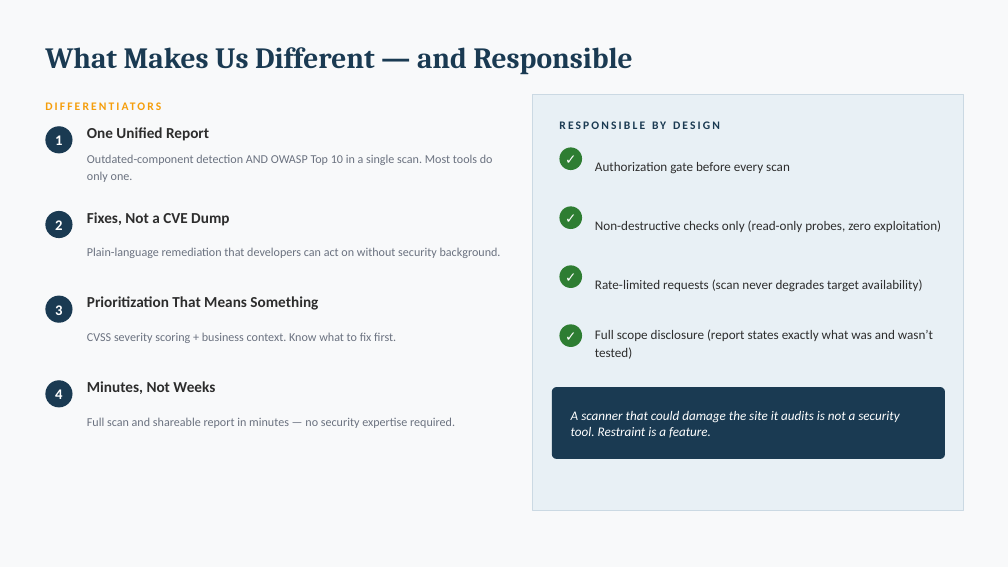
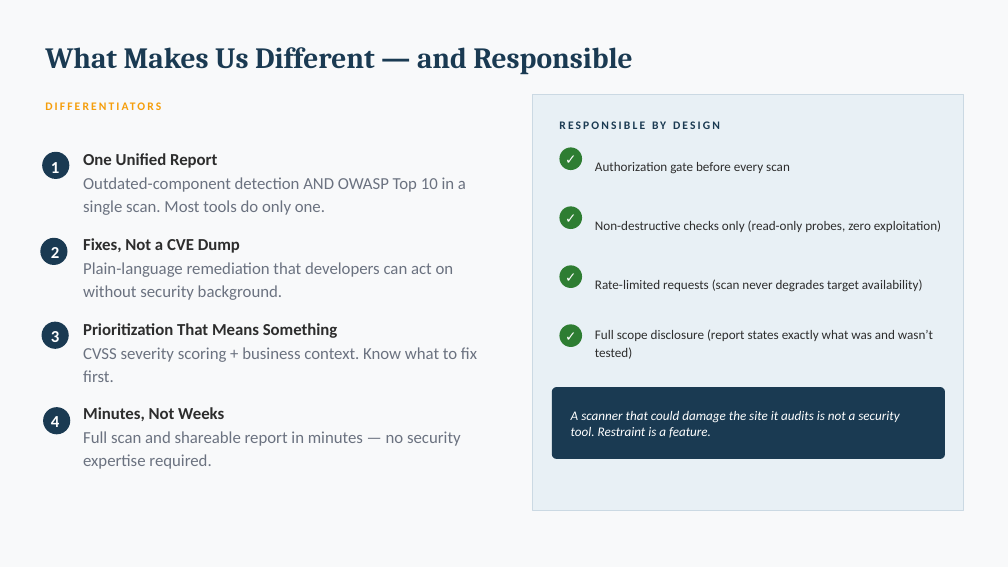
Before and after one commit to Luvrawal/SentinelScan-SOAR, a slide deck: slide 3 of SentinelScan.pptx. Drawn at 1008x567 pixels with LibreOffice and Linux fonts; fonts in the diff are those of the drawing. Boxes give left, top, right and bottom in pixels: in the first picture for what was removed or moved away, otherwise in the second. Text is boxed around its words. In the diff, an @@ line names an element or a change of style, - is before the commit and + after.

```diff
--- a/SentinelScan.pptx
+++ b/SentinelScan.pptx
@@ 8 texts, 3 ellipses: place and size @@
-8 texts, 3 ellipses at box(45, 126, 493, 428)
+8 texts, 3 ellipses at box(40, 152, 477, 469)
@@ size 14.5 to 16 pt in 4 elements at box(83, 238, 240, 253), box(83, 407, 224, 421), box(83, 153, 217, 168), box(83, 323, 338, 338) @@
@@ size 14 to 16 pt in 4 elements at box(51, 162, 59, 173), box(51, 247, 59, 258), box(51, 331, 59, 342), box(51, 416, 59, 427) @@
@@ ellipse: place and size @@
-ellipse at box(45, 380, 73, 408)
+ellipse at box(43, 408, 70, 435)
@@ 4 texts: place and size @@
-4 texts at box(55, 135, 501, 399)
+4 texts at box(51, 162, 454, 427)
@@ size 11.5 to 16 pt in 4 elements at box(83, 177, 466, 215), box(83, 262, 454, 300), box(83, 347, 477, 382), box(83, 431, 461, 469) @@
```
Also in this commit, not shown: 3 other slides changed.
